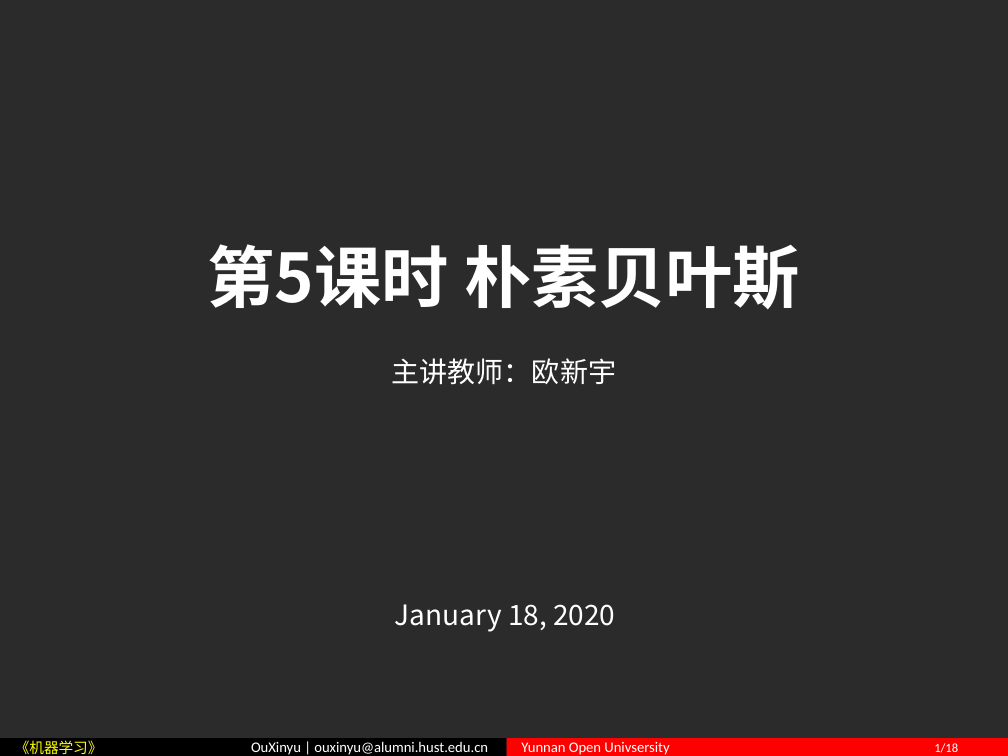
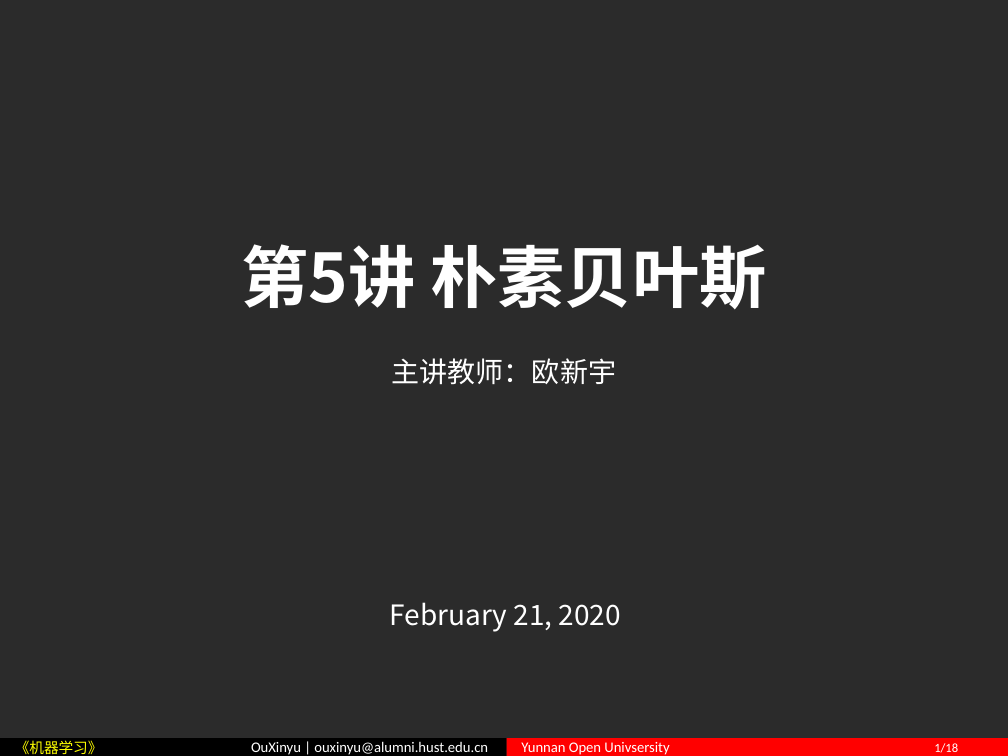
Before and after one commit to ouxinyu/Teaching, a slide deck: slide 1 of MachineLearning/PPT/Ch05NaiveBayes.pptx. Drawn at 1008x756 pixels with LibreOffice and Linux fonts; fonts in the diff are those of the drawing; background and template pictures are left out; a plain dark background stands for a picture behind light text. Boxes give left, top, right and bottom in pixels: in the first picture for what was removed or moved away, otherwise in the second. Text is boxed around its words. In the diff, an @@ line names an element or a change of style, - is before the commit and + after.

```diff
--- a/MachineLearning/PPT/Ch05NaiveBayes.pptx
+++ b/MachineLearning/PPT/Ch05NaiveBayes.pptx
@@ title at (241,244,767,309): text changed @@
-第5课时 朴素贝叶斯
+第5讲 朴素贝叶斯
@@ text at (389,602,621,632): text changed @@
-January 18, 2020
+February 21, 2020
```
Also in this commit, not shown: 21 other files.
